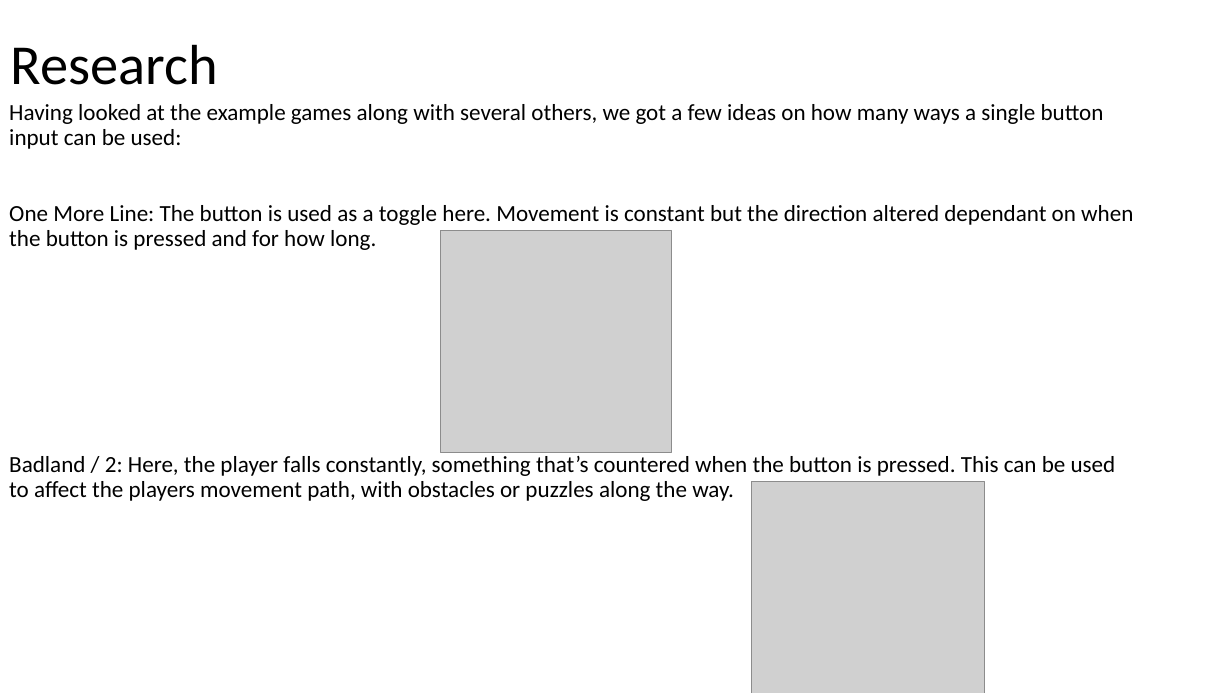
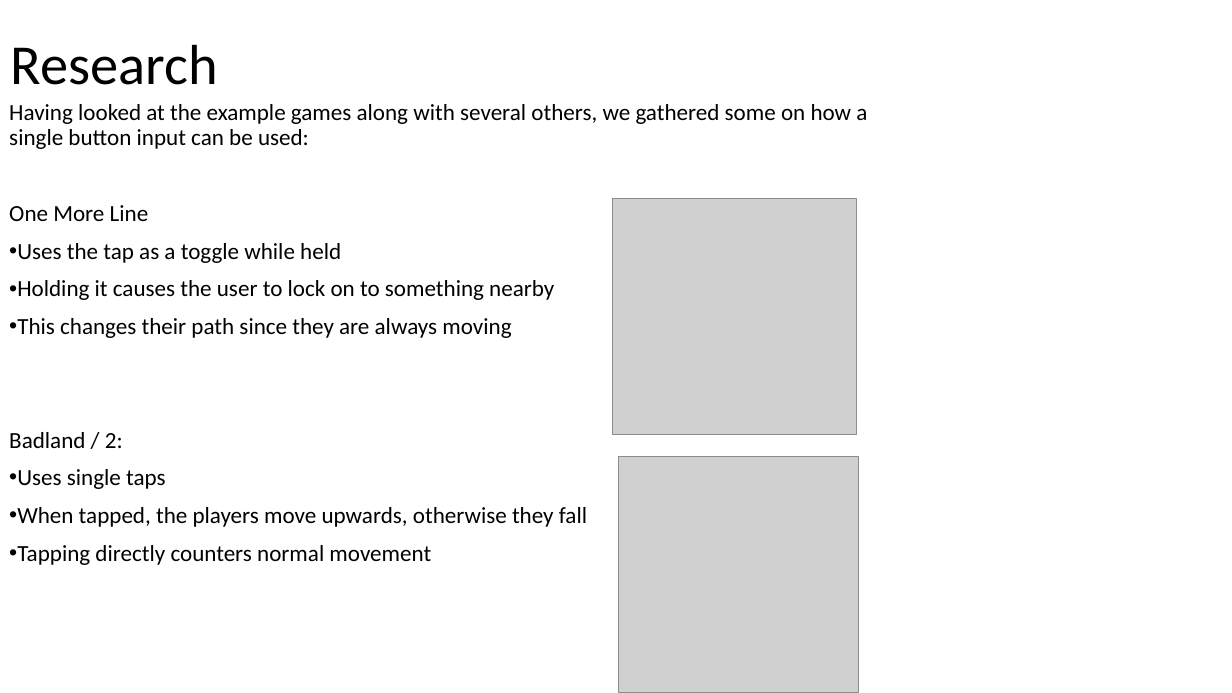
Before and after one commit to UoSGroupProjects1718/dm-bandai-namco-group-9, a slide deck: slide 3 of Presentations/Game Design Masterclass Presentation One.pptx. Drawn at 1232x693 pixels with LibreOffice and Linux fonts; fonts in the diff are those of the drawing; grey boxes stand for pictures. Boxes give left, top, right and bottom in pixels: in the first picture for what was removed or moved away, otherwise in the second. Text is boxed around its words. In the diff, an @@ line names an element or a change of style, - is before the commit and + after.

```diff
--- a/Presentations/Game Design Masterclass Presentation One.pptx
+++ b/Presentations/Game Design Masterclass Presentation One.pptx
@@ text at (x1=9, y1=104, x2=867, y2=565): text changed @@
-Having looked at the example games along with several others, we got a few ideas on how many ways a single button input can be used:
-One More Line: The button is used as a toggle here. Movement is constant but the direction altered dependant on when the button is pressed and for how long.
-Badland / 2: Here, the player falls constantly, something that’s countered when the button is pressed. This can be used to affect the players movement path, with obstacles or puzzles along the way.
+Having looked at the example games along with several others, we gathered some on how a single button input can be used:
+One More Line
+• Uses the tap as a toggle while held
+• Holding it causes the user to lock on to something nearby
+• This changes their path since they are always moving
+Badland / 2:
+• Uses single taps
+• When tapped, the players move upwards, otherwise they fall
+• Tapping directly counters normal movement
@@ picture added at (x1=613, y1=199, x2=857, y2=434) @@
@@ picture removed at (x1=441, y1=230, x2=671, y2=452) @@
@@ picture resized from (x1=751, y1=482, x2=984, y2=693) to (x1=618, y1=457, x2=858, y2=693) @@
```
Also in this commit, not shown: 7 other slides changed, 1 other file.
